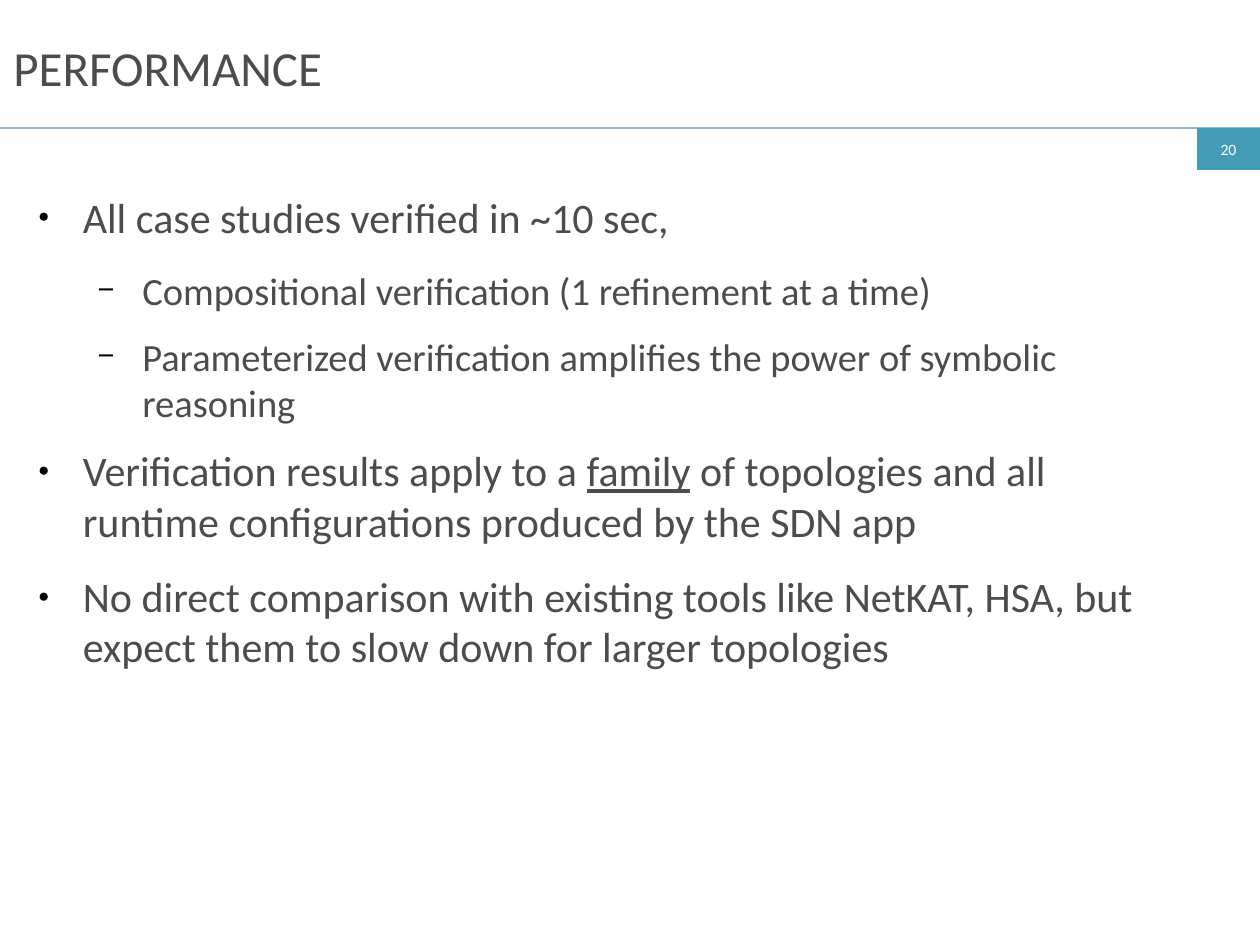
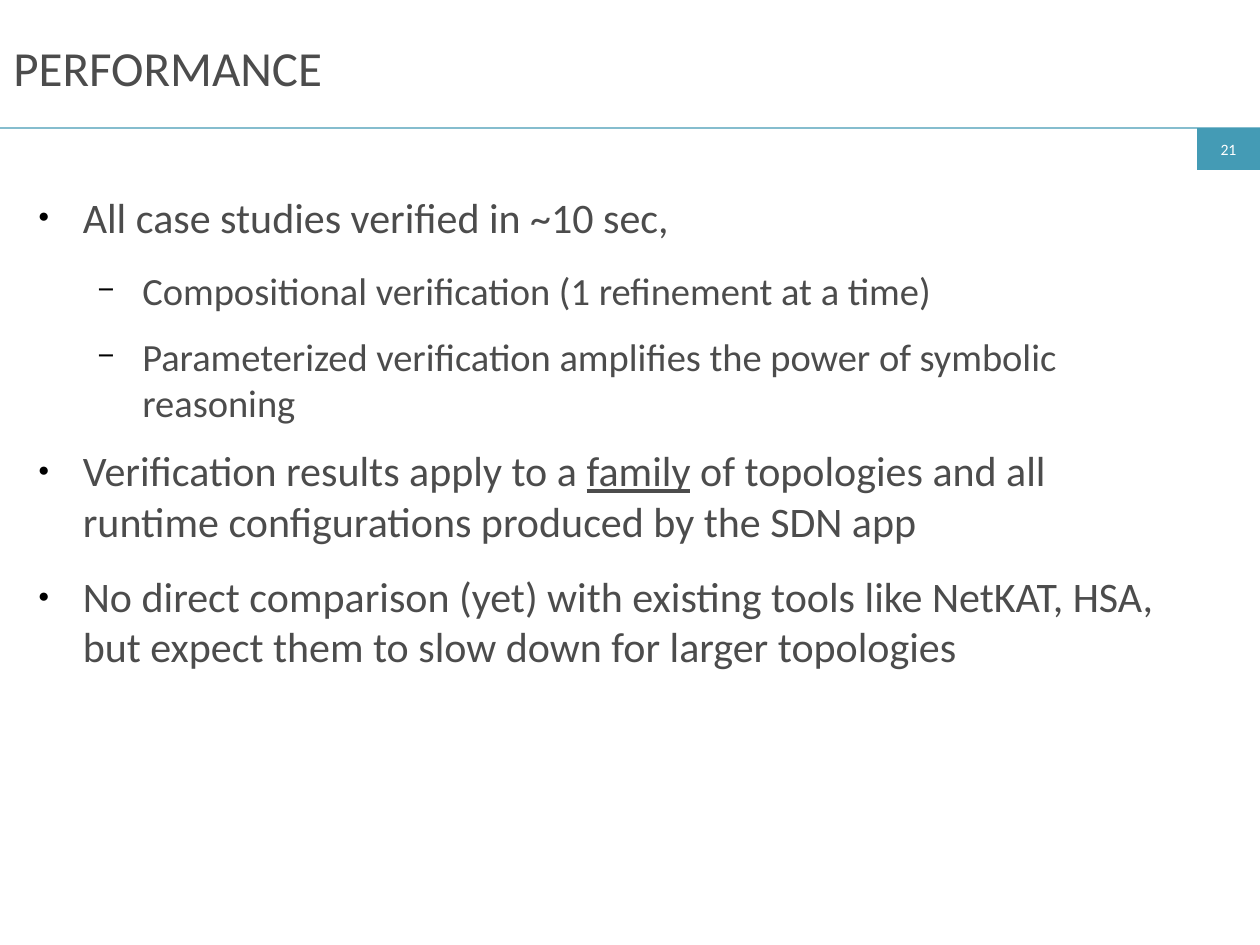
Before and after one commit to ryzhyk/cocoon, a slide deck: slide 21 of doc/netpl16/talk/cocoon.odp (slide 20 before the commit). Drawn at 1260x945 pixels with LibreOffice and Linux fonts; fonts in the diff are those of the drawing. Boxes give left, top, right and bottom in pixels: in the first picture for what was removed or moved away, otherwise in the second. Text is boxed around its words. In the diff, an @@ line names an element or a change of style, - is before the commit and + after.

```diff
--- a/doc/netpl16/talk/cocoon.odp
+++ b/doc/netpl16/talk/cocoon.odp
@@ page number at box(1221, 145, 1237, 155): text changed @@
-20
+21
@@ text at box(83, 581, 1153, 669): text changed @@
-● No direct comparison with existing tools like NetKAT, HSA, but expect them to slow down for larger topologies
+● No direct comparison (yet) with existing tools like NetKAT, HSA, but expect them to slow down for larger topologies
```
Also in this commit, not shown: 10 other slides changed, 2 slides added, 2 other files.
